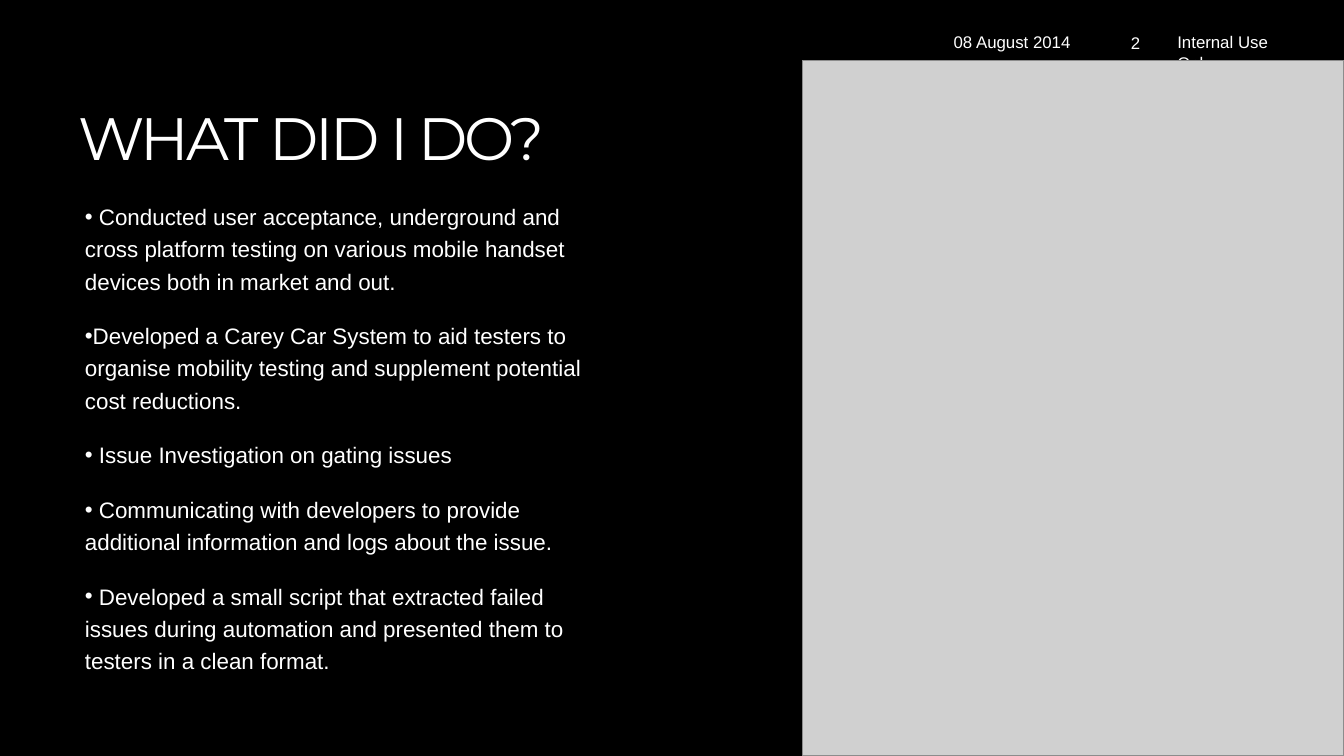
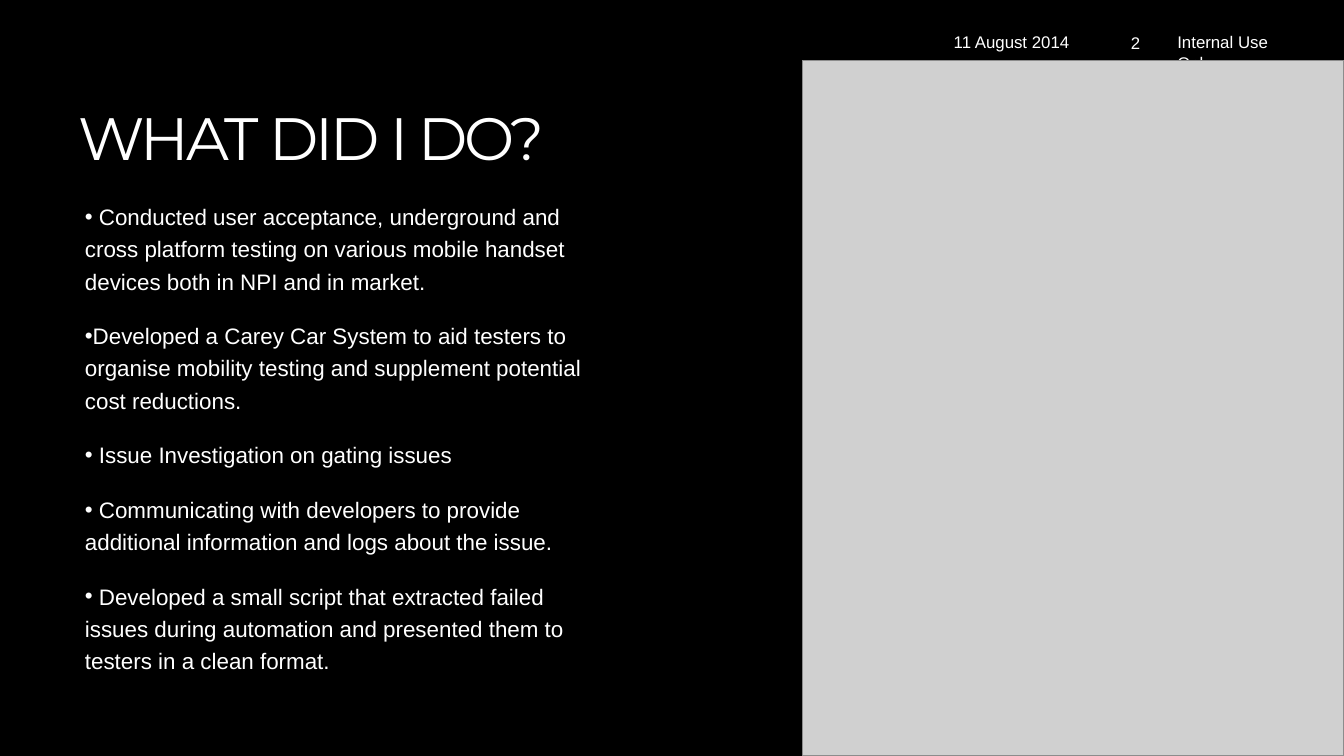
Before and after one commit to kipatelbb1/IoT_res, a slide deck: slide 2 of fts journey.pptx. Drawn at 1344x756 pixels with LibreOffice and Linux fonts; fonts in the diff are those of the drawing; grey boxes stand for pictures; background and template pictures are left out. Boxes give left, top, right and bottom in pixels: in the first picture for what was removed or moved away, otherwise in the second. Text is boxed around its words. In the diff, an @@ line names an element or a change of style, - is before the commit and + after.

```diff
--- a/fts journey.pptx
+++ b/fts journey.pptx
@@ text at (954, 36, 1069, 52): text changed @@
-08 August 2014
+11 August 2014
@@ text at (85, 208, 565, 291): text changed @@
-• Conducted user acceptance, underground and cross platform testing on various mobile handset devices both in market and out.
+• Conducted user acceptance, underground and cross platform testing on various mobile handset devices both in NPI and in market.
```
Also in this commit, not shown: 5 other slides changed, 2 other files.
